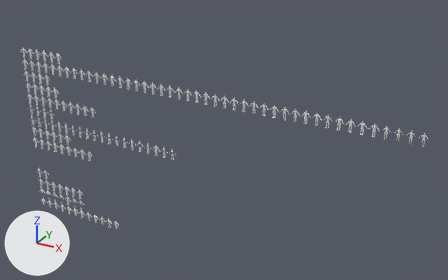
What one commit did to the Blender file Attires_Modular/Attires_ALL.blend.
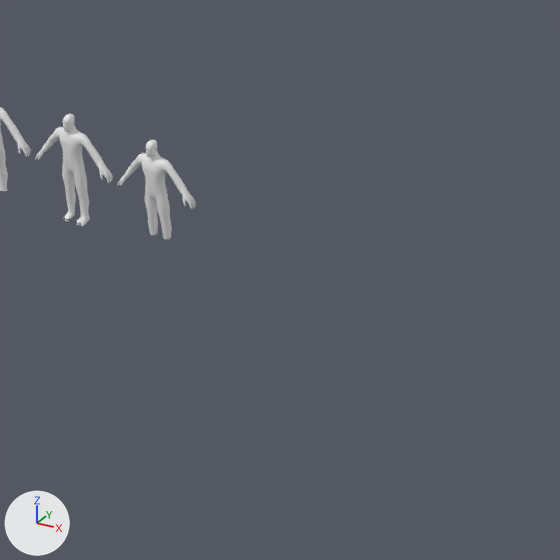
The first picture shows the older version from a 50 mm lens placed at (76.4, -70.9, 56.5), pointed at (35.3, 3.8, 19.2). The close-ups show the older and then the newer version on the part from 23% to 34% of the width and 75% to 92% of the height of that picture. Only the edits that show in the close-ups are written down. The axes (+X, +Y, +Z) are drawn at lower left. The lights are the same throughout.

The first close-up shows 'PlayerModel.012', 'PlayerModel.122', 'PlayerModel.131'.
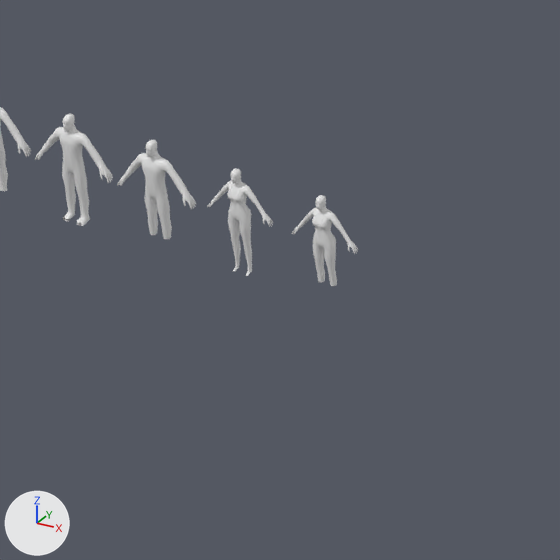
Where the change shows, as pixel boxes [x1, y1, x2, y2] in the close-ups (560 x 560 px):
```json
{"object": "FemaleModel.005", "change": "added", "after": [207, 169, 273, 276]}
{"object": "FemaleModel.006", "change": "added", "after": [292, 195, 358, 286]}
```

Scene script edits in JSON lines:
```json
{"op": "add", "block": "me_body_female_clothes_normal_003", "code": ["me_body_female_clothes_normal_003 = bpy.data.meshes.new('Body_Female_Clothes_Normal.003')", "me_body_female_clothes_normal_003.from_pydata(...)  # 781 vertices, 1250 faces; spans x -0.564..0.564, y -0.122..0.125, z 0.28..1.722", "me_body_female_clothes_normal_003.materials.append(mat_pitch_black)  # white #e7e7e7"]}
{"op": "add", "block": "me_body_female_clothes_normal_002", "code": ["me_body_female_clothes_normal_002 = bpy.data.meshes.new('Body_Female_Clothes_Normal.002')", "me_body_female_clothes_normal_002.from_pydata(...)  # 825 vertices, 1320 faces; spans x -0.56..0.56, y -0.12..0.12, z 0.03..1.72", "me_body_female_clothes_normal_002.materials.append(mat_pitch_black)  # white #e7e7e7"]}
{"op": "add", "block": "ob_femalemodel_006", "code": ["ob_femalemodel_006 = bpy.data.objects.new('FemaleModel.006', me_body_female_clothes_normal_003)", "ob_femalemodel_006.location = (19.5, 0.0, 0.0)"]}
{"op": "add", "block": "ob_femalemodel_005", "code": ["ob_femalemodel_005 = bpy.data.objects.new('FemaleModel.005', me_body_female_clothes_normal_002)", "ob_femalemodel_005.location = (18.0, 0.0, 0.0)"]}
```
